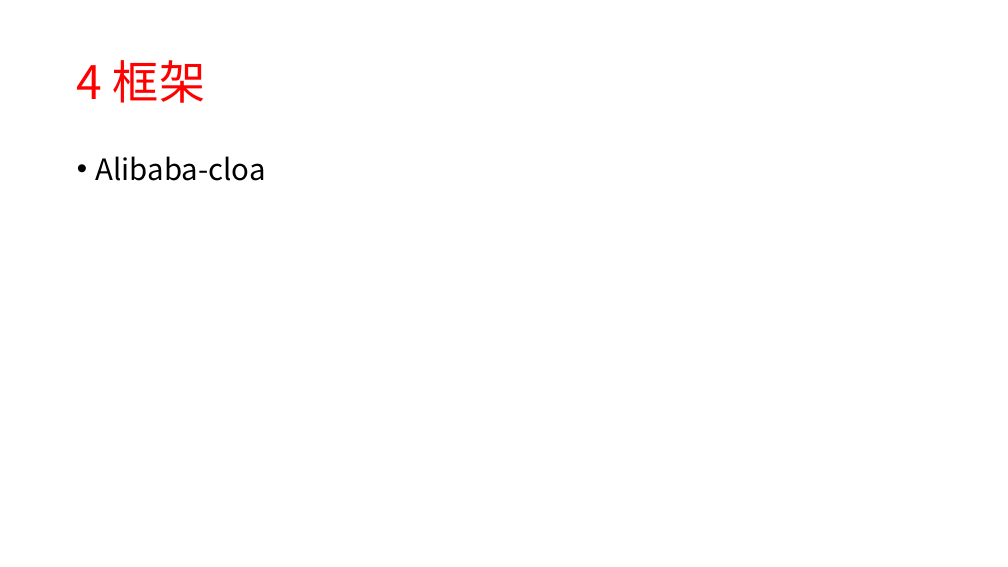
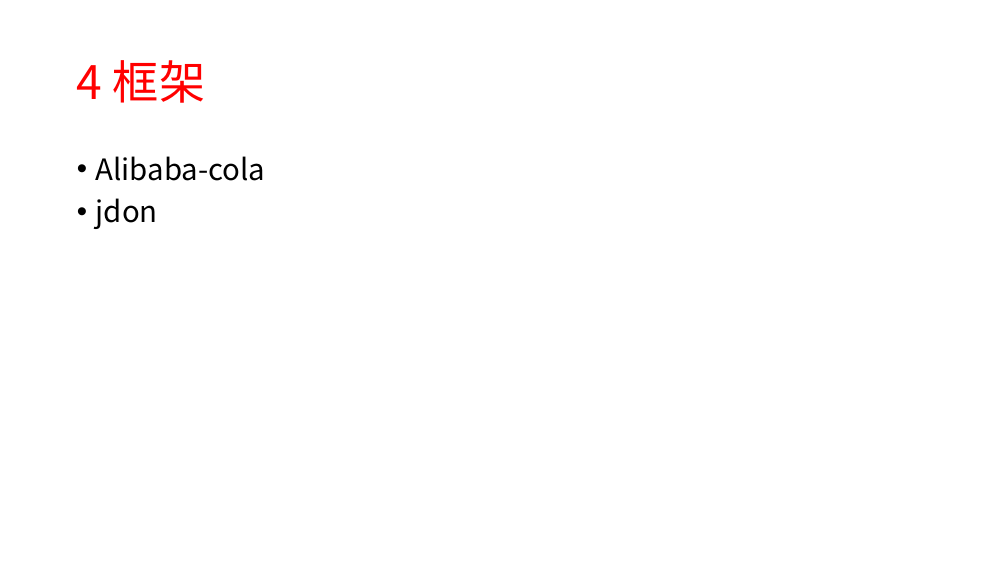
Before and after one commit to xiaozhiliaoo/my-slides, a slide deck: slide 31 of software-design-heuristic.pptx (slide 30 before the commit). Drawn at 1008x567 pixels with LibreOffice and Linux fonts; fonts in the diff are those of the drawing. Boxes give left, top, right and bottom in pixels: in the first picture for what was removed or moved away, otherwise in the second. Text is boxed around its words. In the diff, an @@ line names an element or a change of style, - is before the commit and + after.

```diff
--- a/software-design-heuristic.pptx
+++ b/software-design-heuristic.pptx
@@ text at (96, 156, 266, 229): text changed @@
-• Alibaba-cloa
+• Alibaba-cola
+• jdon
```
Also in this commit, not shown: 3 other slides changed, 1 slide added.
